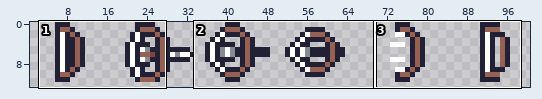
File history of a sprite sheet, Dungreed/resources/images/weapon/longDistanceWeapon/OakBowAni.png. The first picture is a wide view before the edit; the outline marks the close-up.
Close-up. Before:
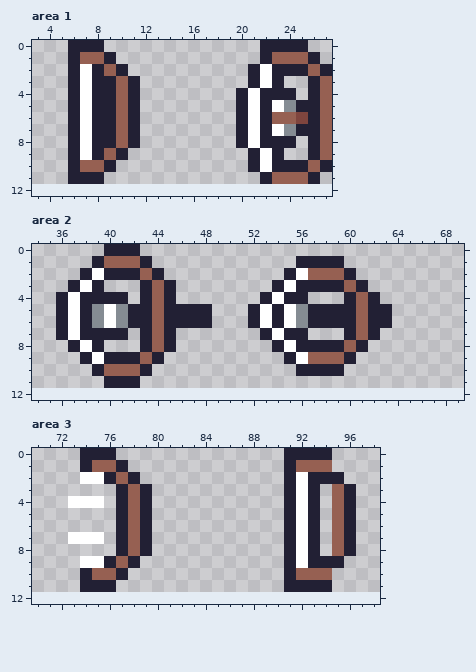
The file is 102x12 pixels. Shown: area 1: x 3..27, y 0..12; area 2: x 34..69, y 0..12; area 3: x 70..98, y 0..12. The old version is drawn lined up with the new one, on the new canvas. The wide view leaves out empty margins.
After:
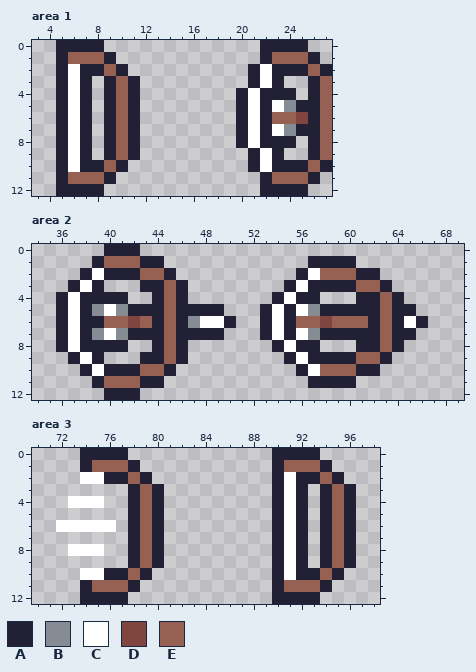
Palette (. is transparent): A #222034  B #858c93  C #ffffff  D #7f453e  E #966052
Changes in this commit:
canvas 102x12 -> 102x13
--- area 1
@@ x 3..27 @@
- 0 ...AAA.............AAAA..
- 1 ...AEEA............AEEEA.
- 2 ...ACAEA..........ACAAAEA
- 3 ...ACAAEA.........ACA..AE
- 4 ...ACAAEA........ACAAA.AE
- 5 ...ACAAEA........ACACBAAE
- 6 ...ACAAEA........ACAEEDAE
- 7 ...ACAAEA........ACACBAAE
- 8 ...ACAAEA........ACAAA.AE
- 9 ...ACAEA..........ACA..AE
-10 ...AEEA...........ACAAAEA
-11 ...AAA.............AEEEA.
-12 .........................
+ 0 ..AAAA.............AAAA..
+ 1 ..AEEEA............AEEEA.
+ 2 ..ACAAEA..........ACAAAEA
+ 3 ..ACA.AEA.........ACA..AE
+ 4 ..ACA.AEA........ACAAA.AE
+ 5 ..ACA.AEA........ACACBAAE
+ 6 ..ACA.AEA........ACAEEDAE
+ 7 ..ACA.AEA........ACACBAAE
+ 8 ..ACA.AEA........ACAAA.AE
+ 9 ..ACA.AEA.........ACA..AE
+10 ..ACAAEA..........ACAAAEA
+11 ..AEEEA............AEEEA.
+12 ..AAAA.............AAAA..
--- area 2
@@ x 34..69 @@
  0 ......AAA...........................
- 1 .....AEEEA............AAAA..........
- 2 ....ACAAAEA..........ACEEEA.........
- 3 ...ACA...AEA........ACAAAAEA........
- 4 ..ACAAAA.AEA.......ACAA...AEA.......
- 5 ..ACABCBAAEAAAA...ACACBAAAAEAA......
- 6 ..ACABCBAAEAAAA...ACACBAAAAEAA......
- 7 ..ACAAAA.AEA.......ACAA...AEA.......
- 8 ...ACA...AEA........ACAAAAEA........
- 9 ....ACAAAEA..........ACEEEA.........
-10 .....AEEEA............AAAA..........
-11 ......AAA...........................
-12 ....................................
+ 1 .....AEEEAA............AAAA.........
+ 2 ....ACAAAEEA..........ACEEEAA.......
+ 3 ...ACA...AAEA........ACAAAAEEA......
+ 4 ..ACAAAA..AEA.......ACAA...AAEA.....
+ 5 ..ACABCBAAAEAAAA...ACACBAAAAAEAA....
+ 6 ..ACAAEEDEAEABCCA..ACAEEDEEEAEACA...
+ 7 ..ACABCBAAAEAAAA...ACACBAAAAAEAA....
+ 8 ..ACAAAA..AEA.......ACAA...AAEA.....
+ 9 ...ACA...AAEA........ACAAAAEEA......
+10 ....ACAAAEEA..........ACEEEAA.......
+11 .....AEEEAA............AAAA.........
+12 ......AAA...........................
--- area 3
@@ x 70..98 @@
- 0 ....AAA..............AAAA....
- 1 ....AEEA.............AEEE....
- 2 ....CCAEA............ACAAA...
- 3 .......AEA...........ACA.EA..
- 4 ...CCC.AEA...........ACA.EA..
- 5 .......AEA...........ACA.EA..
- 6 .......AEA...........ACA.EA..
- 7 ...CCC.AEA...........ACA.EA..
- 8 .......AEA...........ACA.EA..
- 9 ....CCAEA............ACAAA...
-10 ....AEEA.............AEEE....
-11 ....AAA..............AAAA....
-12 .............................
+ 0 ....AAAA............AAAA.....
+ 1 ....AEEEA...........AEEEA....
+ 2 ....CCAAEA..........ACAAEA...
+ 3 ........AEA.........ACA.AEA..
+ 4 ...CCC..AEA.........ACA.AEA..
+ 5 ........AEA.........ACA.AEA..
+ 6 ..CCCCC.AEA.........ACA.AEA..
+ 7 ........AEA.........ACA.AEA..
+ 8 ...CCC..AEA.........ACA.AEA..
+ 9 ........AEA.........ACA.AEA..
+10 ....CCAAEA..........ACAAEA...
+11 ....AEEEA...........AEEEA....
+12 ....AAAA............AAAA.....
Boxes around the changes in both close-ups, in picture pixels (x1, y1, x2, y2):
changed: (56, 40, 140, 196)
added: (260, 184, 308, 196)
changed: (56, 256, 428, 400)
changed: (56, 448, 164, 604)
changed: (272, 448, 356, 604)
